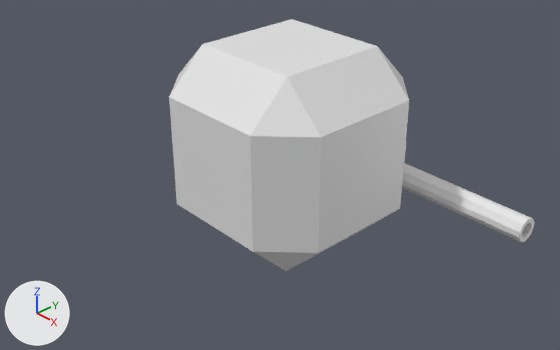
An edit to the Blender file SSD12 Assessment 3/Assets/Bot2.blend, drawn before and after from the same camera.
Both versions are drawn from a 50 mm camera at (7.44, -7.08, 4.95) aimed at (0.32, -0.48, -0.26). Arrows for +X, +Y and +Z are at lower left; the lights stay in place. The older version comes first.
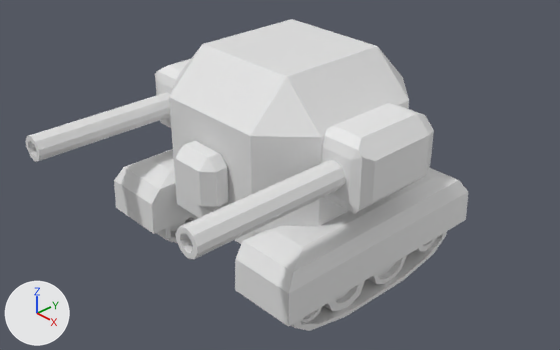
Pixel boxes [x1, y1, x2, y2] of what changed, in the pictures (560 x 350 px):
'Cube.004', added: after [235, 168, 468, 331]
'Cube.002', added: after [176, 103, 434, 259]
'Cube.001', reshaped, moved: before [402, 145, 534, 242]; after [25, 59, 190, 162]
'Cube.007', added: after [114, 149, 195, 243]
'Cube.003', added: after [176, 141, 229, 212]
'Cube.012', added: after [324, 281, 365, 311]
'Cube.013', added: after [368, 256, 406, 284]
'Cube.010', added (mostly hidden): after [301, 307, 322, 322]
'Cube.011', added (mostly hidden): after [417, 237, 437, 252]
'Cube.008', added (mostly hidden): after [170, 220, 186, 232]
'Cube.005', added (mostly hidden): after [188, 216, 198, 221]

What the commit changed:
me_cube_001 is used by ob_cube_001; location (0.0, 1.971, -1.004).
me_cube_001 had 60 vertices, 54 faces and spanned x -0.41..2.93, y -0.41..0.3, z -0.41..0.41.
me_cube_001 now has 96 vertices, 86 faces and spans x -0.52..0.41, y -2.93..0.92, z -0.52..0.52.
me_cube_001 part 1: the whole mesh is rebuilt.
Mesh me_cube_025 is new.
It has 48 vertices, 38 faces and spans x -1.0..1.0, y -1.61..1.61, z -1.61..1.61.
Mesh me_cube_015 is new.
It has 48 vertices, 48 faces and spans x -1.96..-0.92, y -1.85..1.85, z 0.39..1.8.
Mesh me_cube_024 is new.
It has 48 vertices, 38 faces and spans x -1.0..1.0, y -1.61..1.61, z -1.61..1.61.
Mesh me_cube_023 is new.
It has 48 vertices, 38 faces and spans x -1.0..1.0, y -1.0..1.0, z -1.0..1.0.
Mesh me_cube_022 is new.
It has 48 vertices, 38 faces and spans x -1.0..1.0, y -1.0..1.0, z -1.0..1.0.
Mesh me_cube_003 is new.
It has 24 vertices, 26 faces and spans x -1.0..1.0, y -1.0..0.2, z -1.0..1.0.
Mesh me_cube_002 is new.
It has 96 vertices, 86 faces and spans x -0.52..0.41, y -2.93..0.92, z -0.52..0.52.
Object 'Cube.001' (ob_cube_001) moves from (0.0, 1.971, -1.004) to (-1.746, -0.171, 0.264).
Object 'Cube.013' (ob_cube_013) is new; it shows me_cube_025.
Its parent is ob_cube_004.
Its matrix parent inverse is Matrix(((-1.0, 0.0, 0.0, 0.0), (0.0, 1.0, 0.0, 0.0), (0.0, 0.0, 1.0, 2.231), (0.0, 0.0, 0.0, 1.0))).
Its location is (1.498, 0.388, -1.411).
Its scale is (-0.23, 0.23, 0.23).
Object 'Cube.004' (ob_cube_004) is new; it shows me_cube_015.
Its location is (0.0, 0.0, -2.231).
Its scale is (-1.0, 1.0, 1.0).
Object 'Cube.012' (ob_cube_012) is new; it shows me_cube_024.
Its parent is ob_cube_004.
Its matrix parent inverse is Matrix(((-1.0, 0.0, 0.0, 0.0), (0.0, 1.0, 0.0, 0.0), (0.0, 0.0, 1.0, 2.231), (0.0, 0.0, 0.0, 1.0))).
Its location is (1.498, -0.53, -1.411).
Its scale is (-0.23, 0.23, 0.23).
Object 'Cube.011' (ob_cube_011) is new; it shows me_cube_023.
Its parent is ob_cube_004.
Its matrix parent inverse is Matrix(((-1.0, 0.0, 0.0, 0.0), (0.0, 1.0, 0.0, 0.0), (0.0, 0.0, 1.0, 2.231), (0.0, 0.0, 0.0, 1.0))).
Its location is (1.498, 1.245, -1.37).
Its scale is (0.243, -0.243, -0.243).
Object 'Cube.010' (ob_cube_010) is new; it shows me_cube_022.
Its parent is ob_cube_004.
Its matrix parent inverse is Matrix(((-1.0, 0.0, 0.0, 0.0), (0.0, 1.0, 0.0, 0.0), (0.0, 0.0, 1.0, 2.231), (0.0, 0.0, 0.0, 1.0))).
Its location is (1.498, -1.23, -1.395).
Its scale is (-0.23, 0.23, 0.23).
Object 'Cube.005' (ob_cube_005) is new; it shows a copy of me_cube_024.
Its parent is ob_cube_007.
Its matrix parent inverse is Matrix(((1.0, 0.0, 0.0, 0.0), (0.0, 1.0, 0.0, 0.0), (0.0, 0.0, 1.0, 2.231), (0.0, 0.0, 0.0, 1.0))).
Its location is (-1.52, -0.53, -1.411).
Its scale is (0.23, 0.23, 0.23).
Object 'Cube.007' (ob_cube_007) is new; it shows a copy of me_cube_015.
Its location is (0.0, 0.0, -2.231).
Object 'Cube.008' (ob_cube_008) is new; it shows a copy of me_cube_022.
Its parent is ob_cube_007.
Its matrix parent inverse is Matrix(((1.0, 0.0, 0.0, 0.0), (0.0, 1.0, 0.0, 0.0), (0.0, 0.0, 1.0, 2.231), (0.0, 0.0, 0.0, 1.0))).
Its location is (-1.52, -1.23, -1.395).
Its scale is (0.23, 0.23, 0.23).
Object 'Cube.003' (ob_cube_003) is new; it shows me_cube_003.
Its location is (0.0, -1.428, 0.0).
Its scale is (0.41, 0.41, 0.41).
Object 'Cube.002' (ob_cube_002) is new; it shows me_cube_002.
Its location is (1.746, -0.171, 0.416).
